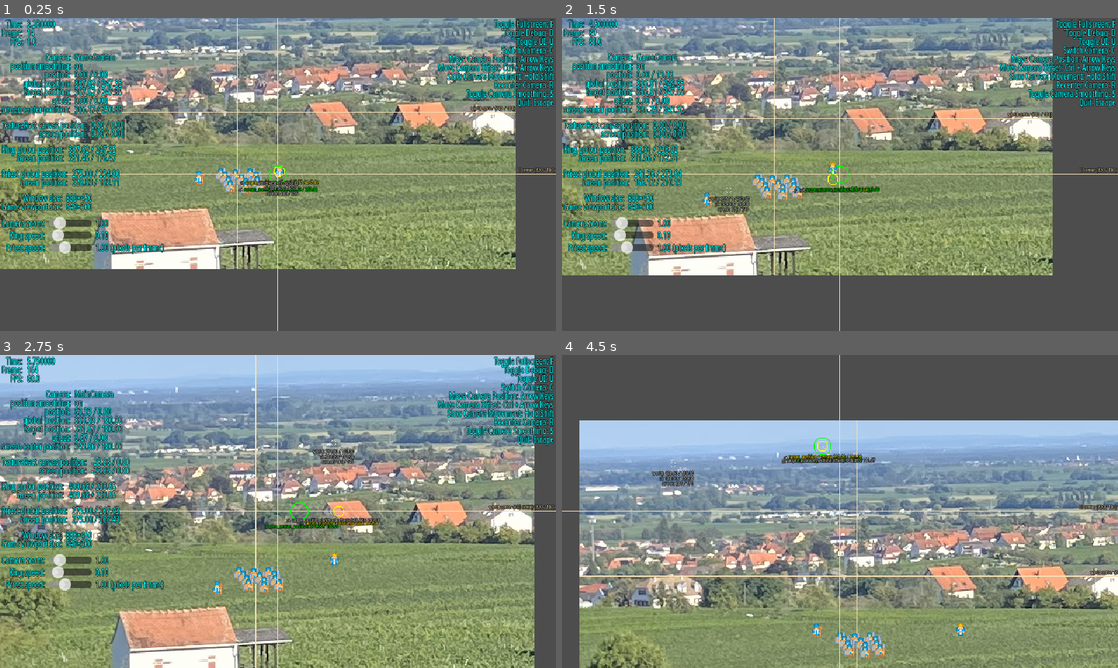
Above: before the commit, frames 1-4 (two rows, left to right).
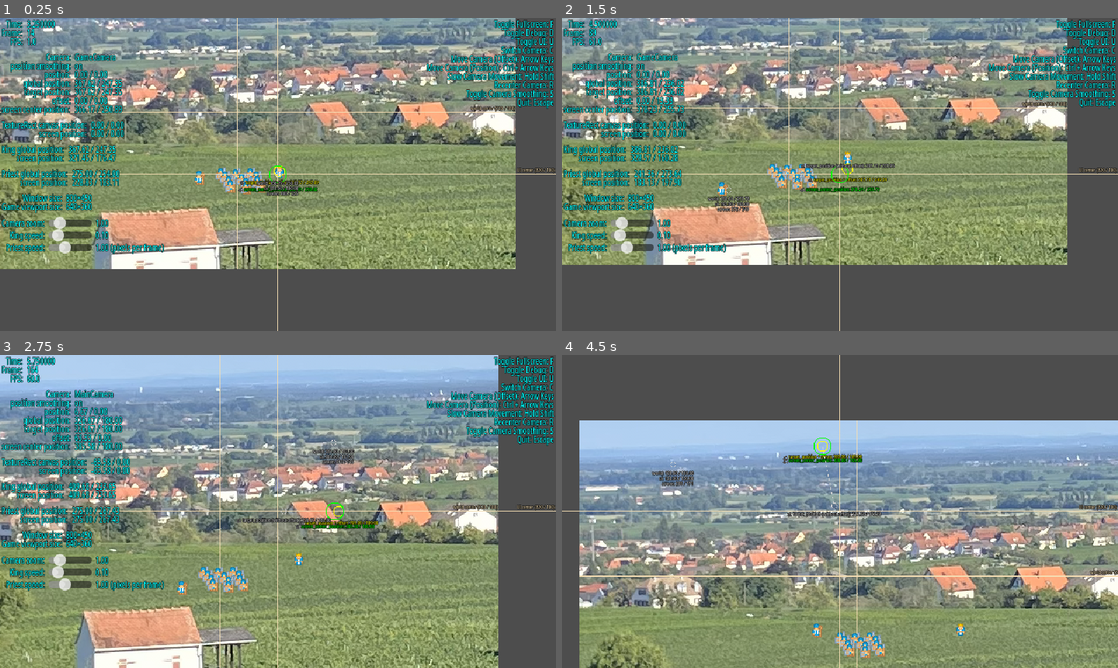
Above: after the commit, the same moments.

Repository: Toxe/godot-pixel-style
Game: Godot game, scene res://scenes/main.tscn
The game is run twice, just before and just after one commit, with the same random seed, the same clock (stepped at 60 frames per second) and the same inputs.
Inputs (mouse positions are in pixels of both pictures, inside the frame that each line leads up to):
- Up to frame 1 (0.25 s): no input
- Up to frame 2 (1.5 s): tap Enter at 0.5 s; move the mouse to (962, 158) at 0.52 s; hold Right (ui_right) 0.53-1.28 s; tap Ctrl at 0.6 s; move the mouse to (728, 190) at 1.27 s; hold Down (ui_down) from 1.28 s (still down); tap R (recenter_camera) at 1.35 s
- Up to frame 3 (2.75 s): tap Ctrl at 1.55, 2.3 s; move the mouse to (333, 442) at 2.02 s; release Down (ui_down) at 2.03 s; hold Right (ui_right) from 2.03 s (still down); hold C (switch_camera) from 2.03 s (still down)
- Up to frame 4 (4.5 s): move the mouse to (812, 574) at 2.77 s; release Right (ui_right) at 2.78 s; release C (switch_camera) at 2.78 s; hold Up (ui_up) 2.78-3.53 s; tap S (toggle_camera_smoothing) at 2.85 s; tap Ctrl at 3.05, 3.8, 4.35 s; move the mouse to (1006, 558) at 3.52 s; hold U (toggle_ui) 3.53-4.28 s; hold Left (ui_left) from 3.53 s (still down); move the mouse to (673, 464) at 4.27 s

The runs differ from the first frame. In frame 1, 0.7% of the frame differs, in the area x 76-100%, y 11-18%; in frame 2, 41%; in frame 3, 41%, in the area x 0-100%, y 0-100%; in frame 4, 0.5%.

Commit message:
Switch camera position/offset movement keys

Diff:
--- a/PixelStyle/scenes/ui.gd
+++ b/PixelStyle/scenes/ui.gd
@@ -24,12 +24,12 @@
     var current_camera := camera_manager.current_camera
     var camera_movement := Input.get_vector("ui_left", "ui_right", "ui_up", "ui_down")
 
-    if camera_movement != Vector2.ZERO:
+    if !camera_movement.is_zero_approx():
         var camera_speed := 0.1 if Input.is_physical_key_pressed(Key.KEY_SHIFT) else 1.0
         if Input.is_physical_key_pressed(Key.KEY_CTRL):
+            current_camera.position += camera_movement * 100.0 * delta * camera_speed
+        else:
             current_camera.offset += camera_movement * 100.0 * delta * camera_speed
-        else:
-            current_camera.position += camera_movement * 100.0 * delta * camera_speed
 
     frame_label.text = "%0.6f\n%d\n%0.1f" % [Time.get_ticks_usec() / 1_000_000.0, Engine.get_process_frames(), Performance.get_monitor(Performance.TIME_FPS)]
     camera_label.text = "%s\n%s\n%s\n%s\n%s\n%s\n%s" % [
--- a/PixelStyle/scenes/ui.tscn
+++ b/PixelStyle/scenes/ui.tscn
@@ -162,8 +162,8 @@
 Toggle Debug: D
 Toggle UI: U
 Switch Camera: C
-Move Camera Position: Arrow Keys
-Move Camera Offset: Ctrl + Arrow Keys
+Move Camera (Offset): Arrow Keys
+Move Camera (Position): Ctrl + Arrow Keys
 Slow Camera Movement: Hold Shift
 Recenter Camera: R
 Toggle Camera Smoothing: S
